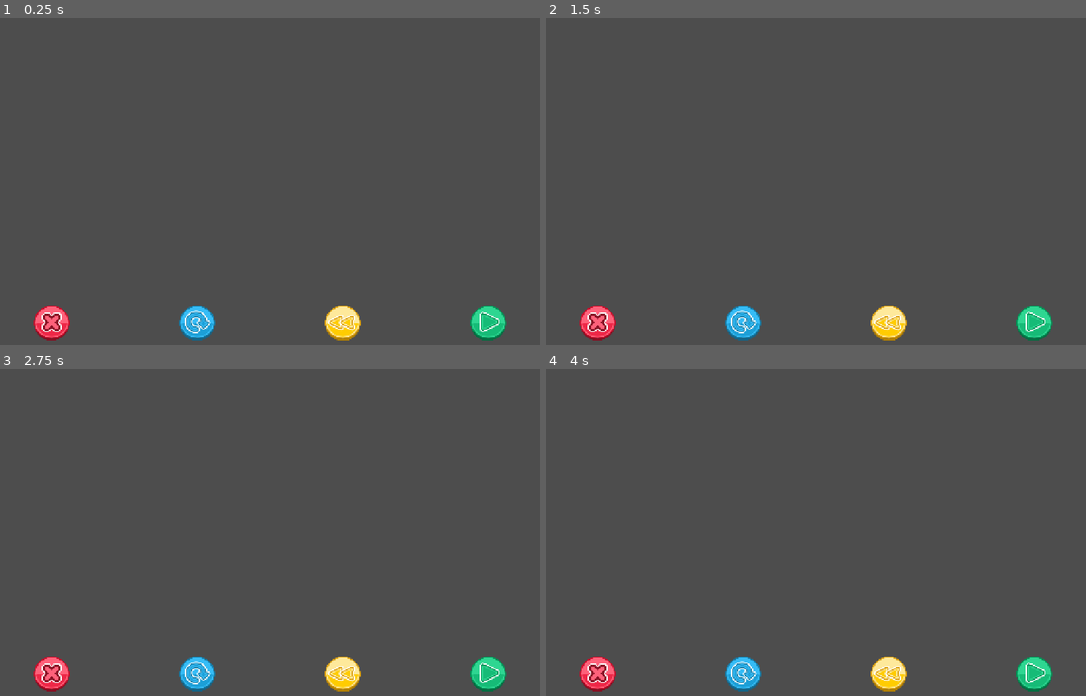
Above: before the commit, frames 1-4 (two rows, left to right).
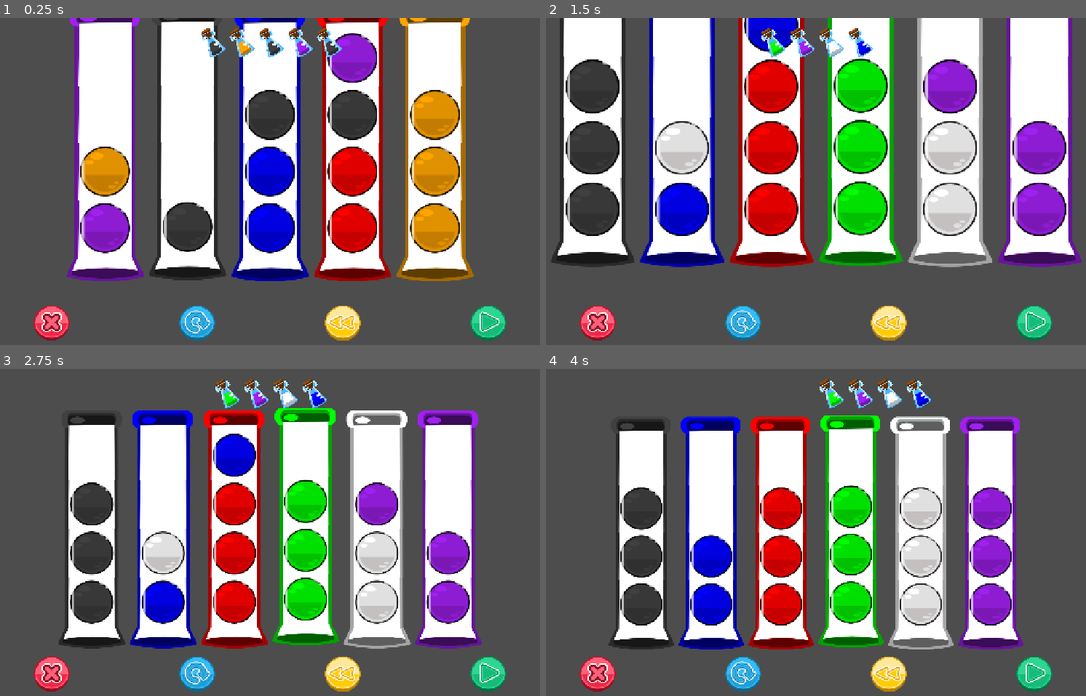
Above: after the commit, the same moments.

Repository: Pandaqi/potion-puzzle
Game: Godot game, scene res://main/main.tscn
Same seed, same stepped clock (60 frames per second), same inputs: the game is played once before the commit and once after it.
Inputs (mouse positions are in pixels of both pictures, inside the frame that each line leads up to):
- Up to frame 1 (0.25 s): no input
- Up to frame 2 (1.5 s): click (745, 322) at 0.5 s; click (745, 322) at 1.25 s
- Up to frame 3 (2.75 s): click (199, 673) at 2 s
- Up to frame 4 (4 s): move the mouse to (945, 516) at 2.77 s; hold Right (ui_right) 2.78-3.53 s; click (945, 516) at 2.92 s; move the mouse to (697, 548) at 3.52 s; hold Left (ui_left) from 3.53 s (still down)

The runs differ from the first frame. In frame 1, 44% of the frame differs, in the area x 12-88%, y 0-81%; in frame 2, 53%, in the area x 0-100%, y 0-77%; in frame 3, 42%; in frame 4, 40%.
Error before the commit: Parse Error: Function "count()" not found in base self. (res://map/potions/potion.gd:50)

Commit message:
Adds framework + undo

Diff:
--- a/generation/chunk_data.gd
+++ b/generation/chunk_data.gd
@@ -41,7 +41,7 @@
 	if c == ColorName.ORANGE: return Color.ORANGE
 	if c == ColorName.PURPLE: return Color.PURPLE
 	if c == ColorName.YELLOW: return Color.YELLOW
-	if c == ColorName.BLACK: return Color.BLACK
+	if c == ColorName.BLACK: return Color(0.25, 0.25, 0.25)
 	if c == ColorName.WHITE: return Color.WHITE
 	return Color.WHITE
 
--- a/generation/potion_data.gd
+++ b/generation/potion_data.gd
@@ -84,3 +84,11 @@
 	if idx < (count() - 1):
 		nbs.append(chunks[idx+1])
 	return nbs
+
+func is_all_same_color() -> bool:
+	if count() <= 1: return true
+
+	var first_color : ChunkData.ColorName = chunks.front().color
+	for i in range(1, count()):
+		if chunks[i].color != first_color: return false
+	return true
--- a/main/main.tscn
+++ b/main/main.tscn
@@ -19,13 +19,13 @@
 edge_margin = Vector2(96, 96)
 metadata/_custom_type_script = "uid://haho73xq30yv"
 
-[node name="PuzzleVisualizer" type="Node2D" parent="." unique_id=671800585 node_paths=PackedStringArray("color_list", "camera", "audio_error")]
+[node name="PuzzleVisualizer" type="Node2D" parent="." unique_id=671800585 node_paths=PackedStringArray("color_list", "camera", "game_menu")]
 script = ExtResource("2_pjrb6")
 potion_scene = ExtResource("3_c651c")
 chunk_scene = ExtResource("3_3wy1v")
 color_list = NodePath("../ColorList/ColorList")
 camera = NodePath("../PuzzleCamera")
-audio_error = NodePath("")
+game_menu = NodePath("../GameMenu")
 
 [node name="ColorList" type="CanvasLayer" parent="." unique_id=1609420534]
 
--- a/map/chunks/chunk.gd
+++ b/map/chunks/chunk.gd
@@ -8,3 +8,8 @@
 func set_from_data(cd:ChunkData) -> void:
 	data = cd
 	sprite.modulate = cd.get_color_as_object()
+	show()
+
+func unset_data() -> void:
+	hide()
+	data = null
--- a/map/potions/potion.gd
+++ b/map/potions/potion.gd
@@ -40,22 +40,16 @@
 	if not fc: anim_player.stop(false)
 	else: anim_player.play("highlighted")
 
+func count() -> int:
+	return data.count()
+
 func is_empty() -> bool:
-	return data.count() <= 0
+	return count() <= 0
 
 func is_full() -> bool:
-	return data.count() >= data.max_size
-
-func is_all_same_color() -> bool:
-	if count() <= 1: return true
-
-	var first_color : ChunkData.ColorName = chunks.front().data.color
-	for i in range(1, count()):
-		if chunks[i].data.color != first_color: return false
-	return true
+	return count() >= data.max_size
 
 func refresh() -> void:
-	var num_chunks := data.count()
 
 	# add potion segments as needed
 	var max_potion_size := data.max_size
@@ -97,10 +91,10 @@
 		highest_segment_position = pos
 		segment.set_position(pos)
 
-		# @TODO: rewrite to just enabling/disabling/recoloring chunks already within the segment
-		# insert chunks as needed
-		if type == PotionSegment.Type.MIDDLE and (i-1) < num_chunks:
-			segment.link_chunk(chunks[i - 1])
+		# link to the chunks in our data
+		segment.unlink_chunk()
+		if type == PotionSegment.Type.MIDDLE and (i-1) < count():
+			segment.link_chunk(data.chunks[i-1])
 
 	# resize area to match height
 	var total_height := absf(highest_segment_position.y)
--- a/map/potions/segments/potion_segment.gd
+++ b/map/potions/segments/potion_segment.gd
@@ -3,9 +3,10 @@
 
 @export var base : Sprite2D
 @export var center : Sprite2D
+@export var chunk : Chunk
 @export var overlay : Sprite2D
+
 var active := false
-var chunk : Chunk
 
 enum Type
 {
@@ -43,20 +44,8 @@
 func has_chunk() -> bool:
 	return chunk != null
 
-func link_chunk(c:Chunk) -> void:
-	if has_chunk():
-		print("Error! Already have a chunk!")
-		return
-
-	chunk = c
-	add_child(c)
-	c.set_position(Vector2.ZERO)
-	chunk.z_index = 20 # 0 = base, 10 = center, 30 = overlay
+func link_chunk(c:ChunkData) -> void:
+	chunk.set_from_data(c)
 
 func unlink_chunk() -> void:
-	if not has_chunk():
-		print("Error! No chunk to unlink!")
-		return
-
-	remove_child(chunk)
-	chunk = null
+	chunk.unset_data()
--- a/map/potions/segments/potion_segment.tscn
+++ b/map/potions/segments/potion_segment.tscn
@@ -3,12 +3,14 @@
 [ext_resource type="Script" uid="uid://cdgu4h7b82153" path="res://map/potions/segments/potion_segment.gd" id="1_5uegl"]
 [ext_resource type="Texture2D" uid="uid://bfj751txlyt22" path="res://map/potions/potion-spritesheet-base.png" id="2_pbfgw"]
 [ext_resource type="Texture2D" uid="uid://bw2bs2vtsfvak" path="res://map/potions/potion-spritesheet-center.png" id="3_x2y5n"]
+[ext_resource type="PackedScene" uid="uid://dd4tn7wcmhide" path="res://map/chunks/chunk.tscn" id="4_pbfgw"]
 [ext_resource type="Texture2D" uid="uid://cxdqek8ym6yd7" path="res://map/potions/potion-spritesheet-overlay.png" id="4_tn2yy"]
 
-[node name="PotionSegment" type="Node2D" unique_id=488528841 node_paths=PackedStringArray("base", "center", "overlay")]
+[node name="PotionSegment" type="Node2D" unique_id=488528841 node_paths=PackedStringArray("base", "center", "chunk", "overlay")]
 script = ExtResource("1_5uegl")
 base = NodePath("Base")
 center = NodePath("Center")
+chunk = NodePath("Chunk")
 overlay = NodePath("Overlay")
 
 [node name="Base" type="Sprite2D" parent="." unique_id=426233964]
@@ -20,6 +22,9 @@
 texture = ExtResource("3_x2y5n")
 vframes = 3
 
+[node name="Chunk" parent="." unique_id=1059585719 instance=ExtResource("4_pbfgw")]
+z_index = 20
+
 [node name="Overlay" type="Sprite2D" parent="." unique_id=2104550095]
 modulate = Color(1, 1, 1, 0.65882355)
 z_index = 30
--- a/map/puzzle_visualizer.gd
+++ b/map/puzzle_visualizer.gd
@@ -6,7 +6,7 @@
 @export var color_list : ColorList
 @export var camera : PuzzleCamera
 
-@export var audio_error : AudioStreamPlayer2D
+@export var game_menu : PuzzleGameMenu
 
 var potion_width := 256.0
 var potions : Array[Potion] = []
@@ -31,6 +31,7 @@
 
 	commands = PuzzleCommands.new()
 	add_child(commands)
+	game_menu.commands = commands
 
 	destroy()
 
@@ -88,6 +89,7 @@
 	return generator.solution.size()
 
 func get_target(idx:int) -> Potion:
+	idx = clampi(idx, 0, generator.solution.size()-1)
 	return potions[generator.solution[idx].to]
 
 func count_potions() -> int:
@@ -95,12 +97,13 @@
 
 func update_turn_number(dt:int) -> void:
 	current_turn += dt
+	highlight_target()
 
 func get_current_target() -> Potion:
 	return get_target(current_turn)
 
 func get_correct_potions() -> Array[Potion]:
-	return potions.filter(func(p:Potion): return p.is_all_same_color())
+	return potions.filter(func(p:Potion): return p.data.is_all_same_color())
 
 func _on_potion_clicked(potion_clicked:Potion) -> void:
 	var current_target := get_current_target()
@@ -129,8 +132,6 @@
 		PuzzleFramework.finish_puzzle(all_potions_correct)
 		return
 
-	highlight_target()
-
 func highlight_target() -> void:
 	for potion in potions:
 		potion.set_focus(false)
--- a/project.godot
+++ b/project.godot
@@ -26,6 +26,10 @@
 window/stretch/mode="canvas_items"
 window/stretch/aspect="expand"
 
+[gui]
+
+theme/custom="uid://d0wlrrkq7diyd"
+
 [physics]
 
 3d/physics_engine="Jolt Physics"
--- /dev/null
+++ b/puzzle-framework/generation/search_moves.gd
@@ -0,0 +1,64 @@
+extends Node
+class_name PuzzleSearchMoves
+
+
+var callback_moves : Callable
+var callback_success : Callable
+var callback_state_hash : Callable
+var num_solutions_wanted := 1
+var max_depth := 5
+var commands : PuzzleCommands
+
+var states_already_visited : Array[String]
+var solutions : Array
+
+func get_all_moves(cur_depth:int) -> Array[PuzzleCommand]:
+	return callback_moves.call(cur_depth)
+
+func get_state_hash() -> String:
+	return callback_state_hash.call()
+
+func is_success() -> bool:
+	return callback_success.call()
+
+func is_satisfied() -> bool:
+	return solutions.size() >= num_solutions_wanted
+
+func search() -> Array:
+	if not commands: commands = PuzzleCommands.new()
+	states_already_visited = []
+	solutions = []
+	search_recursive()
+	return solutions
+
+func search_recursive(cur_depth := 0) -> void:
+	if is_satisfied(): return
+
+	var moves_to_try : Array[PuzzleCommand] = get_all_moves(cur_depth)
+	for move in moves_to_try:
+		if is_satisfied(): break
+
+		var new_command : PuzzleCommand = moves_to_try.pop_back()
+		commands.start_new_turn()
+		commands.execute_command(new_command)
+
+		# if we've found a solution, no use searching further
+		var search_further := true
+		if is_success():
+			solutions.append(commands.history.duplicate(false))
+			search_further = false
+
+		# if we've exhausted our depth, stop as well
+		if cur_depth >= max_depth:
+			search_further = false
+
+		# if we've seen this exact state before, no use searching further
+		if callback_state_hash and states_already_visited.has(get_state_hash()):
+			search_further = false
+
+		# if not satisfied, recurse further
+		if search_further:
+			search_recursive(cur_depth + 1)
+
+		# always undo whatever we did
+		commands.undo_last_turn()
Not shown, added: puzzle-framework/generation/search_moves.gd.uid
Not shown, changed: non-game/devlog.md
